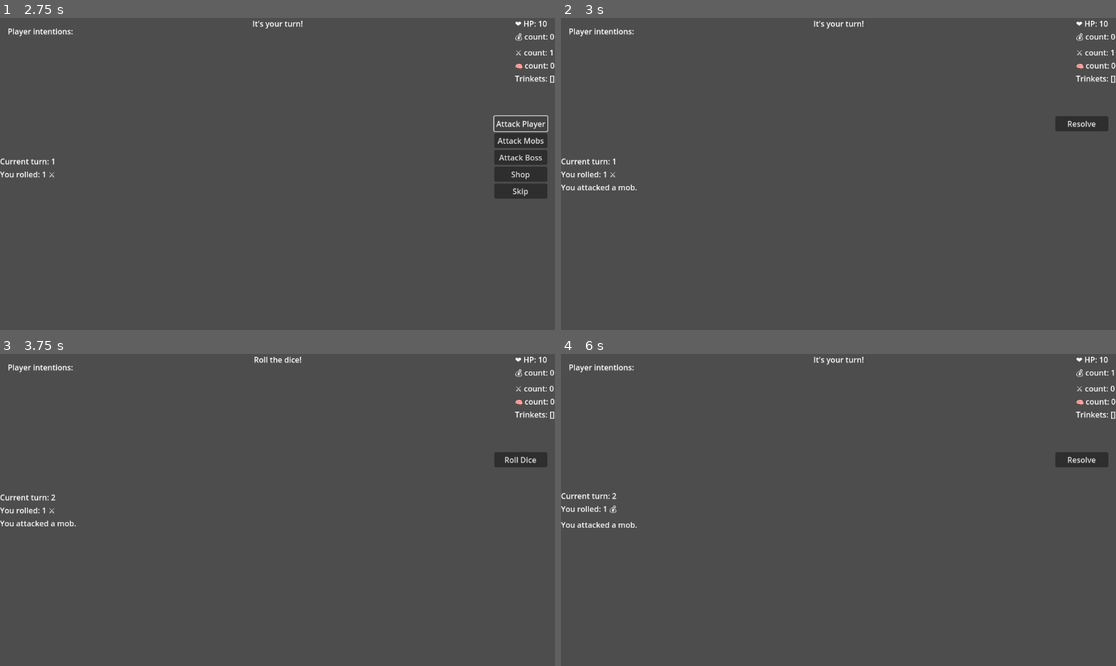
Above: before the commit, frames 1-4 (two rows, left to right).
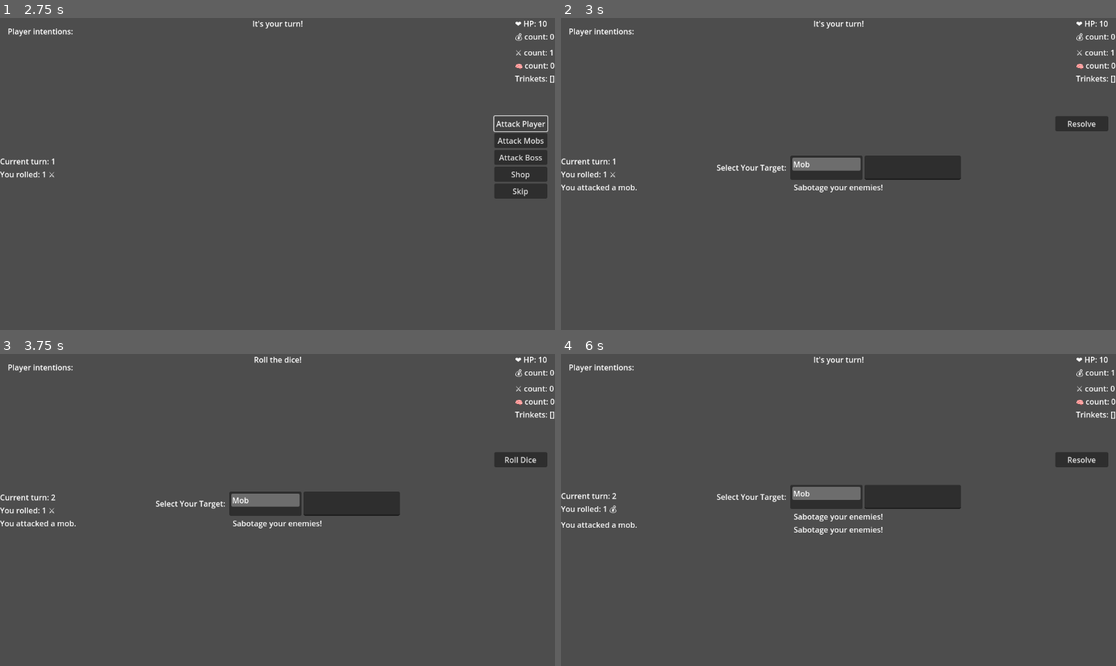
Above: after the commit, the same moments.

Repository: OliverKozul/DiceGame
Game: Godot game, scene res://Scenes/Lobby.tscn
Same seed, same stepped clock (60 frames per second), same inputs: the game is played once before the commit and once after it. The engine's default icon, where the game draws it, is replaced by a stand-in: a white triangle on a blue panel in a dark square.
Inputs:
- Up to frame 1 (2.75 s): click "Start Game" at 0.5 s; click "Roll Dice" at 1.25 s; click "Attack Player" at 2 s
- Up to frame 2 (3 s): click "Attack Mobs" at 2.75 s
- Up to frame 3 (3.75 s): click "Resolve" at 3.5 s
- Up to frame 4 (6 s): click "Roll Dice" at 4.25 s; click "Attack Boss" at 5 s; click "Shop" at 5.75 s

Frame 1 is identical in both runs. In frame 2, 2.6% of the frame differs, in the area x 28-73%, y 44-56%; in frame 3, 2.6%; in frame 4, 2.7%, in the area x 28-73%, y 42-58%.
Error in both runs: Invalid access to property or key '1' on a base object of type 'Dictionary'. (res://Scripts/PlayerIntentionLabels.gd:20)

Commit message:
Implement Combat Distribution UI and refactor player action methods

Diff:
--- a/Scenes/Buttons.tscn
+++ b/Scenes/Buttons.tscn
@@ -2,7 +2,7 @@
 
 [ext_resource type="Script" path="res://Scripts/Buttons.gd" id="1_b4lgy"]
 
-[node name="MarginContainer" type="MarginContainer"]
+[node name="ButtonsMargin" type="MarginContainer"]
 anchors_preset = 6
 anchor_left = 1.0
 anchor_top = 0.5
@@ -19,46 +19,46 @@
 theme_override_constants/margin_bottom = 16
 script = ExtResource("1_b4lgy")
 
-[node name="ActionButtons" type="VBoxContainer" parent="."]
+[node name="ButtonsVBox" type="VBoxContainer" parent="."]
 layout_mode = 2
 
-[node name="RollButton" type="Button" parent="ActionButtons"]
+[node name="RollButton" type="Button" parent="ButtonsVBox"]
 unique_name_in_owner = true
 layout_mode = 2
 text = "Roll Dice"
 metadata/_edit_use_anchors_ = true
 
-[node name="AttackPlayerButton" type="Button" parent="ActionButtons"]
+[node name="AttackPlayerButton" type="Button" parent="ButtonsVBox"]
 unique_name_in_owner = true
 layout_mode = 2
 text = "Attack Player"
 metadata/_edit_use_anchors_ = true
 
-[node name="AttackMobsButton" type="Button" parent="ActionButtons"]
+[node name="AttackMobsButton" type="Button" parent="ButtonsVBox"]
 unique_name_in_owner = true
 layout_mode = 2
 text = "Attack Mobs"
 metadata/_edit_use_anchors_ = true
 
-[node name="AttackBossButton" type="Button" parent="ActionButtons"]
+[node name="AttackBossButton" type="Button" parent="ButtonsVBox"]
 unique_name_in_owner = true
 layout_mode = 2
 text = "Attack Boss"
 metadata/_edit_use_anchors_ = true
 
-[node name="ShopButton" type="Button" parent="ActionButtons"]
+[node name="ShopButton" type="Button" parent="ButtonsVBox"]
 unique_name_in_owner = true
 layout_mode = 2
 text = "Shop"
 metadata/_edit_use_anchors_ = true
 
-[node name="SkipButton" type="Button" parent="ActionButtons"]
+[node name="SkipButton" type="Button" parent="ButtonsVBox"]
 unique_name_in_owner = true
 layout_mode = 2
 text = "Skip"
 metadata/_edit_use_anchors_ = true
 
-[node name="ResolveButton" type="Button" parent="ActionButtons"]
+[node name="ResolveButton" type="Button" parent="ButtonsVBox"]
 unique_name_in_owner = true
 layout_mode = 2
 text = "Resolve"
--- /dev/null
+++ b/Scenes/CombatDistribution.tscn
@@ -0,0 +1,16 @@
+[gd_scene load_steps=2 format=3 uid="uid://ct7solb00s704"]
+
+[ext_resource type="Script" path="res://Scripts/CombatDistribution.gd" id="1_gxn4w"]
+
+[node name="CombatDistribution" type="MarginContainer"]
+anchors_preset = 8
+anchor_left = 0.5
+anchor_top = 0.5
+anchor_right = 0.5
+anchor_bottom = 0.5
+grow_horizontal = 2
+grow_vertical = 2
+script = ExtResource("1_gxn4w")
+
+[node name="CombatDistributionVBox" type="VBoxContainer" parent="."]
+layout_mode = 2
--- /dev/null
+++ b/Scenes/DropdownTarget.tscn
@@ -0,0 +1,38 @@
+[gd_scene load_steps=2 format=3 uid="uid://cp6qm5l7qkbit"]
+
+[ext_resource type="Script" path="res://Scripts/DropdownTarget.gd" id="1_gjg74"]
+
+[node name="DropdownTarget" type="MarginContainer"]
+anchors_preset = 8
+anchor_left = 0.5
+anchor_top = 0.5
+anchor_right = 0.5
+anchor_bottom = 0.5
+offset_left = -6.5
+offset_top = -11.5
+offset_right = 6.5
+offset_bottom = 11.5
+grow_horizontal = 2
+grow_vertical = 2
+script = ExtResource("1_gjg74")
+
+[node name="DropdownTargetHBox" type="HBoxContainer" parent="."]
+layout_mode = 2
+alignment = 1
+
+[node name="TargetLabel" type="Label" parent="DropdownTargetHBox"]
+custom_minimum_size = Vector2(0, 50)
+layout_mode = 2
+text = "Select Your Target: "
+horizontal_alignment = 1
+vertical_alignment = 1
+
+[node name="TargetList" type="ItemList" parent="DropdownTargetHBox"]
+unique_name_in_owner = true
+custom_minimum_size = Vector2(150, 50)
+layout_mode = 2
+
+[node name="TargetCombatTaken" type="TextEdit" parent="DropdownTargetHBox"]
+unique_name_in_owner = true
+custom_minimum_size = Vector2(200, 50)
+layout_mode = 2
--- a/Scenes/PlayerIntentionLabels.tscn
+++ b/Scenes/PlayerIntentionLabels.tscn
@@ -9,9 +9,9 @@
 theme_override_constants/margin_bottom = 16
 script = ExtResource("1_wvygl")
 
-[node name="LabelVBoxContainer" type="VBoxContainer" parent="."]
+[node name="LabelVBox" type="VBoxContainer" parent="."]
 layout_mode = 2
 
-[node name="Label" type="Label" parent="LabelVBoxContainer"]
+[node name="Label" type="Label" parent="LabelVBox"]
 layout_mode = 2
 text = "Player intentions:"
--- a/Scenes/PlayerUI.tscn
+++ b/Scenes/PlayerUI.tscn
@@ -8,6 +8,7 @@
 [ext_resource type="PackedScene" uid="uid://dxc0t67il66w8" path="res://Scenes/Shop.tscn" id="4_0jo41"]
 [ext_resource type="Script" path="res://Scripts/RollManager.gd" id="6_v7tih"]
 [ext_resource type="Script" path="res://Scripts/SyncManager.gd" id="7_2063l"]
+[ext_resource type="PackedScene" uid="uid://ct7solb00s704" path="res://Scenes/CombatDistribution.tscn" id="7_xt1sn"]
 [ext_resource type="Script" path="res://Scripts/TurnManager.gd" id="8_7ajt0"]
 [ext_resource type="Script" path="res://Scripts/ActionManager.gd" id="9_fx54b"]
 [ext_resource type="Script" path="res://Scripts/IntentionManager.gd" id="10_6honh"]
@@ -63,6 +64,10 @@
 unique_name_in_owner = true
 z_index = 1
 
+[node name="CombatDistribution" parent="PlayerUI" instance=ExtResource("7_xt1sn")]
+unique_name_in_owner = true
+z_index = 1
+
 [node name="RollManager" type="Node" parent="PlayerUI"]
 unique_name_in_owner = true
 script = ExtResource("6_v7tih")
--- a/Scenes/Shop.tscn
+++ b/Scenes/Shop.tscn
@@ -11,7 +11,7 @@
 grow_vertical = 2
 script = ExtResource("1_r4a8o")
 
-[node name="UpgradesMarginContainer" type="MarginContainer" parent="."]
+[node name="UpgradesMargin" type="MarginContainer" parent="."]
 layout_mode = 1
 anchors_preset = 15
 anchor_right = 1.0
@@ -23,25 +23,25 @@
 theme_override_constants/margin_right = 256
 theme_override_constants/margin_bottom = 256
 
-[node name="UpgradesVBox" type="VBoxContainer" parent="UpgradesMarginContainer"]
+[node name="UpgradesVBox" type="VBoxContainer" parent="UpgradesMargin"]
 layout_mode = 2
 
-[node name="UpgradeAttackButton" type="Button" parent="UpgradesMarginContainer/UpgradesVBox"]
+[node name="UpgradeAttackButton" type="Button" parent="UpgradesMargin/UpgradesVBox"]
 unique_name_in_owner = true
 layout_mode = 2
 text = "Upgrade Attack Faces (1 💰)"
 
-[node name="UpgradeGoldButton" type="Button" parent="UpgradesMarginContainer/UpgradesVBox"]
+[node name="UpgradeGoldButton" type="Button" parent="UpgradesMargin/UpgradesVBox"]
 unique_name_in_owner = true
 layout_mode = 2
 text = "Upgrade Gold Faces (1 💰)"
 
-[node name="UpgradeCunningButton" type="Button" parent="UpgradesMarginContainer/UpgradesVBox"]
+[node name="UpgradeCunningButton" type="Button" parent="UpgradesMargin/UpgradesVBox"]
 unique_name_in_owner = true
 layout_mode = 2
 text = "Upgrade Cunning Faces (1 💰)"
 
-[node name="ExitMarginContainer" type="MarginContainer" parent="."]
+[node name="ExitMargin" type="MarginContainer" parent="."]
 layout_mode = 1
 anchors_preset = 1
 anchor_left = 1.0
@@ -54,10 +54,10 @@
 theme_override_constants/margin_right = 16
 theme_override_constants/margin_bottom = 16
 
-[node name="ExitVBox" type="VBoxContainer" parent="ExitMarginContainer"]
+[node name="ExitVBox" type="VBoxContainer" parent="ExitMargin"]
 layout_mode = 2
 
-[node name="ExitButton" type="Button" parent="ExitMarginContainer/ExitVBox"]
+[node name="ExitButton" type="Button" parent="ExitMargin/ExitVBox"]
 unique_name_in_owner = true
 layout_mode = 2
 text = "Exit"
--- /dev/null
+++ b/Scenes/Target.tscn
@@ -0,0 +1,48 @@
+[gd_scene load_steps=2 format=3 uid="uid://c6mlipkt5i0ts"]
+
+[ext_resource type="Script" path="res://Scripts/Target.gd" id="1_ewmda"]
+
+[node name="Target" type="MarginContainer"]
+anchors_preset = 8
+anchor_left = 0.5
+anchor_top = 0.5
+anchor_right = 0.5
+anchor_bottom = 0.5
+offset_left = -6.5
+offset_top = -11.5
+offset_right = 6.5
+offset_bottom = 11.5
+grow_horizontal = 2
+grow_vertical = 2
+script = ExtResource("1_ewmda")
+
+[node name="TargetHBox" type="HBoxContainer" parent="."]
+layout_mode = 2
+theme_override_constants/separation = 8
+alignment = 1
+
+[node name="TargetNameHelper" type="Label" parent="TargetHBox"]
+custom_minimum_size = Vector2(100, 50)
+layout_mode = 2
+text = "Target's name: "
+horizontal_alignment = 1
+vertical_alignment = 1
+
+[node name="TargetName" type="Label" parent="TargetHBox"]
+unique_name_in_owner = true
+custom_minimum_size = Vector2(100, 50)
+layout_mode = 2
+horizontal_alignment = 1
+vertical_alignment = 1
+
+[node name="TargetCombatTakenHelper" type="Label" parent="TargetHBox"]
+custom_minimum_size = Vector2(100, 50)
+layout_mode = 2
+text = "Sabotage amount: "
+horizontal_alignment = 1
+vertical_alignment = 1
+
+[node name="TargetCombatTaken" type="TextEdit" parent="TargetHBox"]
+unique_name_in_owner = true
+custom_minimum_size = Vector2(200, 50)
+layout_mode = 2
--- a/Scenes/TurnInfoLabels.tscn
+++ b/Scenes/TurnInfoLabels.tscn
@@ -12,20 +12,20 @@
 grow_vertical = 2
 script = ExtResource("1_16e86")
 
-[node name="LabelVBoxContainer" type="VBoxContainer" parent="."]
+[node name="LabelVBox" type="VBoxContainer" parent="."]
 layout_mode = 2
 
-[node name="TurnLabel" type="Label" parent="LabelVBoxContainer"]
+[node name="TurnLabel" type="Label" parent="LabelVBox"]
 unique_name_in_owner = true
 layout_mode = 2
 metadata/_edit_use_anchors_ = true
 
-[node name="RollResultLabel" type="Label" parent="LabelVBoxContainer"]
+[node name="RollResultLabel" type="Label" parent="LabelVBox"]
 unique_name_in_owner = true
 layout_mode = 2
 metadata/_edit_use_anchors_ = true
 
-[node name="ActionLabel" type="Label" parent="LabelVBoxContainer"]
+[node name="ActionLabel" type="Label" parent="LabelVBox"]
 unique_name_in_owner = true
 layout_mode = 2
 metadata/_edit_use_anchors_ = true
--- a/Scripts/ActionManager.gd
+++ b/Scripts/ActionManager.gd
@@ -3,22 +3,22 @@
 
 @rpc("any_peer", "call_local")
 func attack_player_button_pressed(player_id: int) -> void:
-	player_ui.show_combat_ui(player_id, Enums.Target.PLAYER)
+	player_ui.combat_distribution.show_combat_ui(player_id, Enums.Target.PLAYER)
 	perform_action(player_id, Enums.Action.ATTACK, Enums.Target.PLAYER, Global.player_info[player_id].combat, "You attacked another player.")
 
 @rpc("any_peer", "call_local")
 func attack_mobs_button_pressed(player_id: int) -> void:
-	player_ui.show_combat_ui(player_id, Enums.Target.MOB)
+	player_ui.combat_distribution.show_combat_ui(player_id, Enums.Target.MOB)
 	perform_action(player_id, Enums.Action.ATTACK, Enums.Target.MOB, Global.player_info[player_id].combat, "You attacked a mob.")
 
 @rpc("any_peer", "call_local")
 func attack_boss_button_pressed(player_id: int) -> void:
-	player_ui.show_combat_ui(player_id, Enums.Target.BOSS)
+	player_ui.combat_distribution.show_combat_ui(player_id, Enums.Target.BOSS)
 	perform_action(player_id, Enums.Action.ATTACK, Enums.Target.BOSS, Global.player_info[player_id].combat, "You attacked the boss.")
 
 @rpc("any_peer", "call_local")
 func shop_button_pressed(player_id: int) -> void:
-	player_ui.show_combat_ui(player_id, Enums.Target.NONE)
+	player_ui.combat_distribution.show_combat_ui(player_id, Enums.Target.NONE)
 	perform_action(player_id, Enums.Action.SHOP, Enums.Target.NONE, 0, "")
 
 @rpc("any_peer", "call_local")
--- /dev/null
+++ b/Scripts/CombatDistribution.gd
@@ -0,0 +1,37 @@
+extends MarginContainer
+
+
+@onready var combat_distribution_vbox = $CombatDistributionVBox
+const TARGET = preload("res://Scenes/Target.tscn")
+const DROPDOWN_TARGET = preload("res://Scenes/DropdownTarget.tscn")
+
+
+func show_combat_ui(player_id : int, target: Enums.Target) -> void:
+	if player_id == multiplayer.get_unique_id():
+		var dropdown_target_ui
+
+		if target != Enums.Target.NONE:
+			dropdown_target_ui = DROPDOWN_TARGET.instantiate()
+			combat_distribution_vbox.add_child(dropdown_target_ui)
+
+		var label = Label.new()
+		label.text = "Sabotage your enemies!"
+		label.horizontal_alignment = HORIZONTAL_ALIGNMENT_CENTER
+		label.vertical_alignment = HORIZONTAL_ALIGNMENT_CENTER
+		combat_distribution_vbox.add_child(label)
+
+		for id in Global.players:
+			if id != multiplayer.get_unique_id():
+				if target == Enums.Target.PLAYER:
+					dropdown_target_ui.target_list.add_item(str(id))
+
+				var target_ui = TARGET.instantiate()
+				combat_distribution_vbox.add_child(target_ui)
+				target_ui.target_name.text = str(id)
+
+		if target == Enums.Target.MOB:
+			dropdown_target_ui.target_list.add_item("Mob")
+			dropdown_target_ui.target_list.select(0)
+		elif target == Enums.Target.BOSS:
+			dropdown_target_ui.target_list.add_item("Boss")
+			dropdown_target_ui.target_list.select(0)
--- /dev/null
+++ b/Scripts/DropdownTarget.gd
@@ -0,0 +1,5 @@
+extends MarginContainer
+
+
+@onready var target_list: ItemList = %TargetList
+@onready var target_combat_taken: TextEdit = %TargetCombatTaken
--- a/Scripts/PlayerIntentionLabels.gd
+++ b/Scripts/PlayerIntentionLabels.gd
@@ -1,7 +1,7 @@
 extends MarginContainer
 
 
-@onready var label_container = $LabelVBoxContainer
+@onready var label_container = $LabelVBox
 var player_intentions = {}
 
 
--- a/Scripts/PlayerUI.gd
+++ b/Scripts/PlayerUI.gd
@@ -6,6 +6,7 @@
 @onready var turn_info_labels = %TurnInfoLabels
 @onready var buttons = %Buttons
 @onready var shop = %Shop
+@onready var combat_distribution = %CombatDistribution
 
 @onready var roll_manager = %RollManager
 @onready var sync_manager = %SyncManager
@@ -55,6 +56,3 @@
 	button_manager.initialize(self)
 
 	current_player_label.text = "Roll the dice!"
-
-func show_combat_ui(player_id : int, target: Enums.Target):
-	pass
--- /dev/null
+++ b/Scripts/Target.gd
@@ -0,0 +1,5 @@
+extends MarginContainer
+
+
+@onready var target_name: Label = %TargetName
+@onready var target_combat_taken: TextEdit = %TargetCombatTaken
Not shown: 1 places in Scenes/PlayerUI.tscn that only renumber resources
